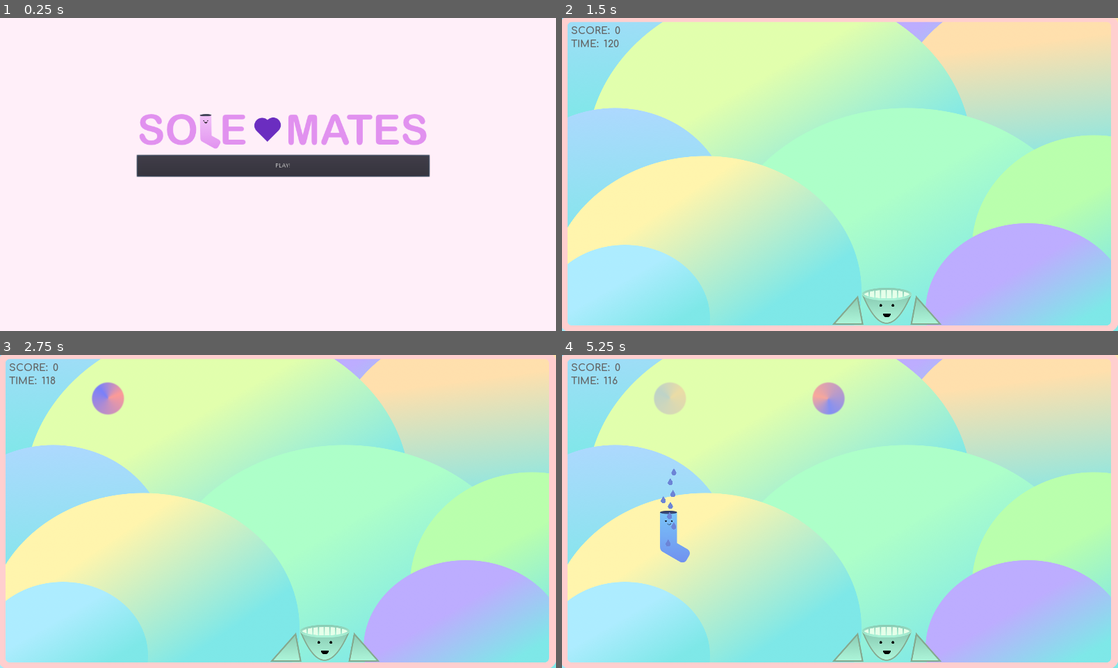
Above: before the commit, frames 1-4 (two rows, left to right).
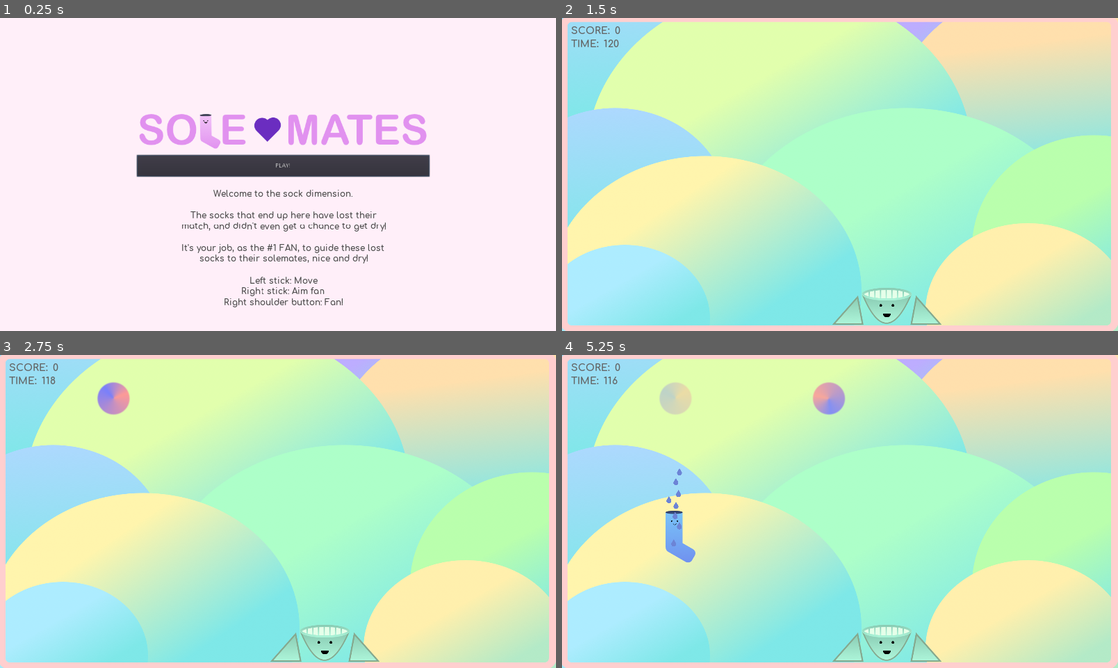
Above: after the commit, the same moments.

Repository: Dexterminator/solemates
Game: Godot game, scene res://Scenes/MainMenu/MainMenu.tscn
Two runs of this game, one before a commit and one after it. Both use one fixed random seed, a clock stepped at 60 frames per second and the inputs below.
Inputs:
- Up to frame 1 (0.25 s): no input
- Up to frame 2 (1.5 s): click "PLAY!" at 0.5 s; tap Enter at 1.25 s
- Up to frame 3 (2.75 s): tap Space at 2 s
- Up to frame 4 (5.25 s): no input

The runs differ from the first frame. In frame 1, 1.8% of the frame differs, in the area x 32-70%, y 54-93%; in frame 2, 9.2%; in frame 3, 9.6%; in frame 4, 10%, in the area x 16-100%, y 8-100%.

Commit message:
Add instructions

Diff:
--- a/Scenes/Main/Main.gd
+++ b/Scenes/Main/Main.gd
@@ -30,7 +30,7 @@
 	gui.set_time(game_time)
 
 func _on_SpawnTimer_timeout():
-	var x = rand_range(30, screen_size.x - 30)
+	var x = rand_range(50, screen_size.x - 50)
 	var warp_gate = WarpGate.instance()
 	add_child(warp_gate)
 	warp_gate.global_position.x = x
--- a/Scenes/MainMenu/MainMenu.tscn
+++ b/Scenes/MainMenu/MainMenu.tscn
@@ -1,7 +1,12 @@
-[gd_scene load_steps=3 format=2]
+[gd_scene load_steps=5 format=2]
 
 [ext_resource path="res://Assets/title.png" type="Texture" id=1]
 [ext_resource path="res://Scenes/MainMenu/MainMenu.gd" type="Script" id=2]
+[ext_resource path="res://Assets/Comfortaa-Bold.ttf" type="DynamicFontData" id=3]
+
+[sub_resource type="DynamicFont" id=1]
+size = 20
+font_data = ExtResource( 3 )
 
 [node name="MainMenu" type="Node2D"]
 script = ExtResource( 2 )
@@ -25,7 +30,7 @@
 
 [node name="VBoxContainer2" type="VBoxContainer" parent="Menu"]
 margin_right = 674.0
-margin_bottom = 164.0
+margin_bottom = 581.0
 
 [node name="TextureRect" type="TextureRect" parent="Menu/VBoxContainer2"]
 margin_right = 674.0
@@ -38,4 +43,25 @@
 margin_bottom = 164.0
 rect_min_size = Vector2( 0, 50 )
 text = "PLAY!"
+
+[node name="Label" type="Label" parent="Menu/VBoxContainer2"]
+margin_top = 168.0
+margin_right = 674.0
+margin_bottom = 503.0
+custom_fonts/font = SubResource( 1 )
+custom_colors/font_color = Color( 0.305882, 0.305882, 0.305882, 1 )
+text = "
+Welcome to the sock dimension.
+
+The socks that end up here have lost their
+match, and didn't even get a chance to get dry!
+
+It's your job, as the #1 FAN, to guide these lost
+socks to their solemates, nice and dry!
+
+Left stick: Move
+Right stick: Aim fan
+Right shoulder button: Fan!
+"
+align = 1
 [connection signal="pressed" from="Menu/VBoxContainer2/StartButton" to="." method="_on_StartButton_pressed"]
Binary file changed: Assets/background.png
